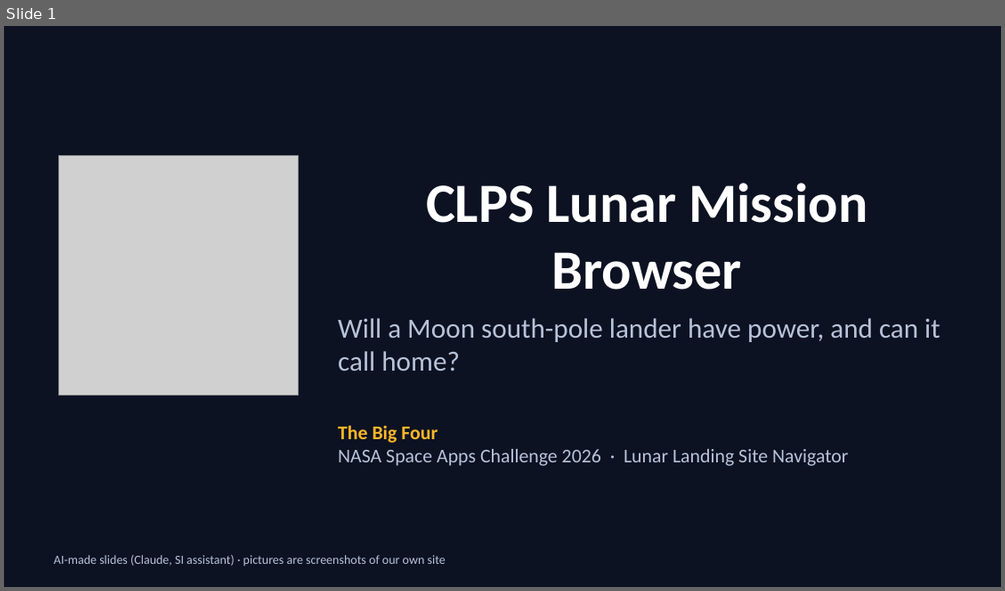
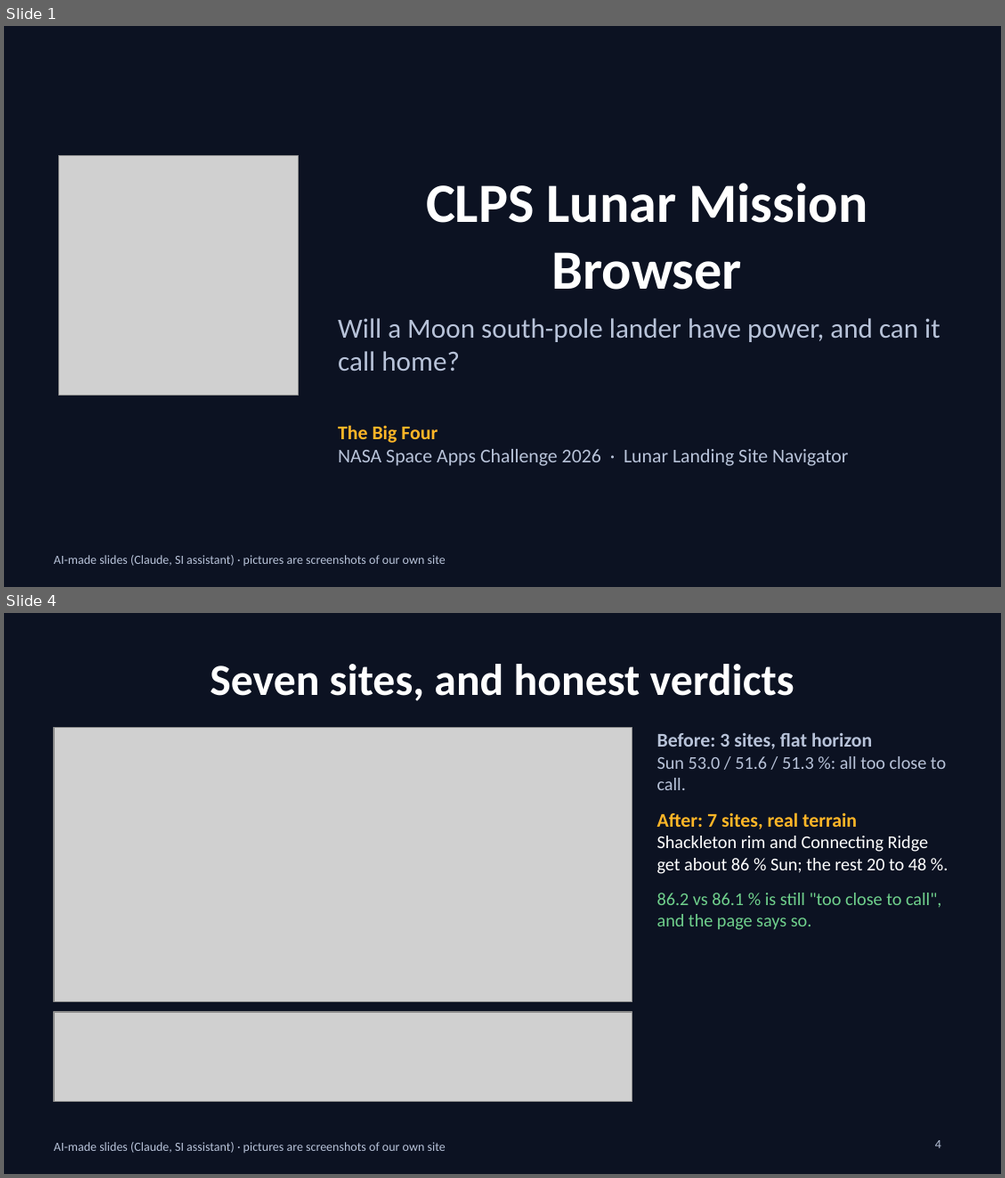
Before and after one commit to stevenjc2009-byte/clps-lunar-browser, a slide deck: docs/slides.pptx. Shown one above the other, each under a label of ours: slide 1 before the commit, slides 1 and 4 after it; the slides between them are not shown. The pictures are 1005x591 and 1005x1178 pixels, drawn with LibreOffice and Linux fonts; fonts in the diff are those of the drawing; grey boxes stand for pictures. Boxes give left, top, right and bottom in pixels: in the first picture for what was removed or moved away, otherwise in the second. Text is boxed around its words. In the diff, an @@ line names an element or a change of style, - is before the commit and + after.

```diff
--- a/docs/slides.pptx
+++ b/docs/slides.pptx
@@ slide 4 added at [4, 613, 1001, 1174], background #0C1222; not listed: 1 template element that a slide beside it also shows @@
@@ title added at [210, 664, 794, 701], 32 pt, text #FFFFFF, bold @@
+Seven sites, and honest verdicts
@@ picture added at [54, 728, 632, 1002] @@
@@ text added at [657, 732, 946, 930], 13 pt, text #B8C3D9 @@
+Before: 3 sites, flat horizon
+Sun 53.0 / 51.6 / 51.3 %: all too close to call.
+After: 7 sites, real terrain
+Shackleton rim and Connecting Ridge get about 86 % Sun; the rest 20 to 48 %.
+86.2 vs 86.1 % is still "too close to call", and the page says so.
@@ picture added at [54, 1012, 632, 1102] @@
@@ page number added at [935, 1140, 941, 1148], 9 pt, text #B8C3D9 @@
+4
```
Also in this commit, not shown: 2 slides changed, 3 other slides added, 4 slides removed, 17 other files.
